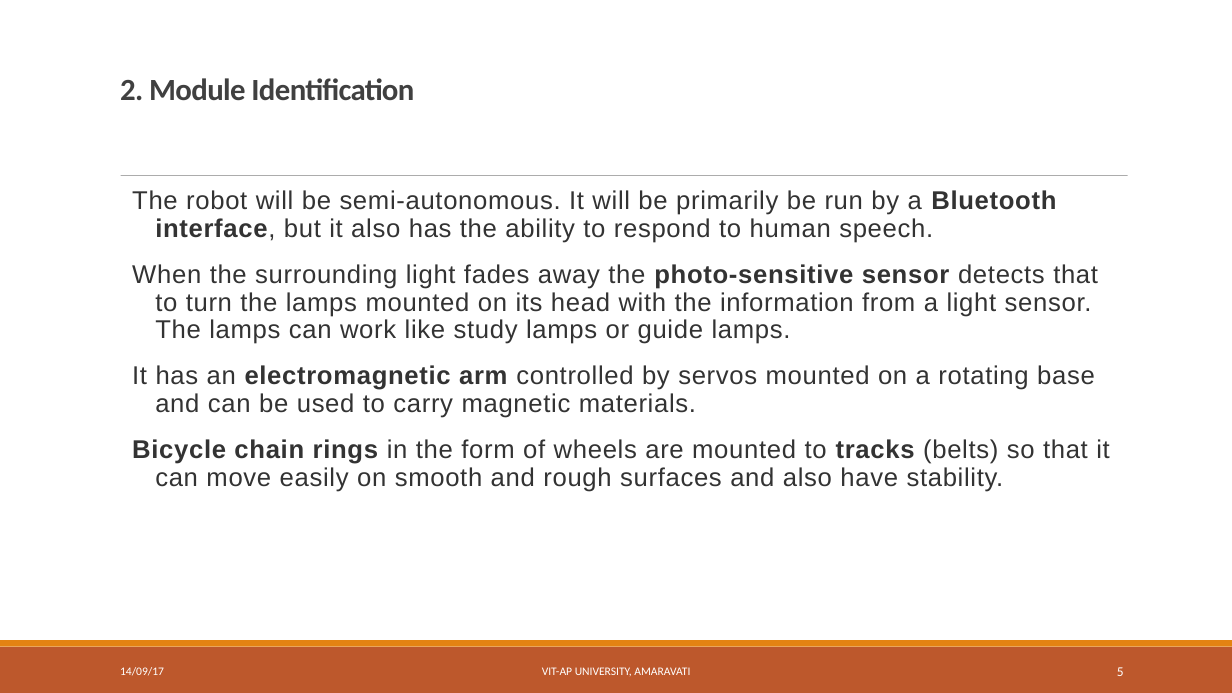
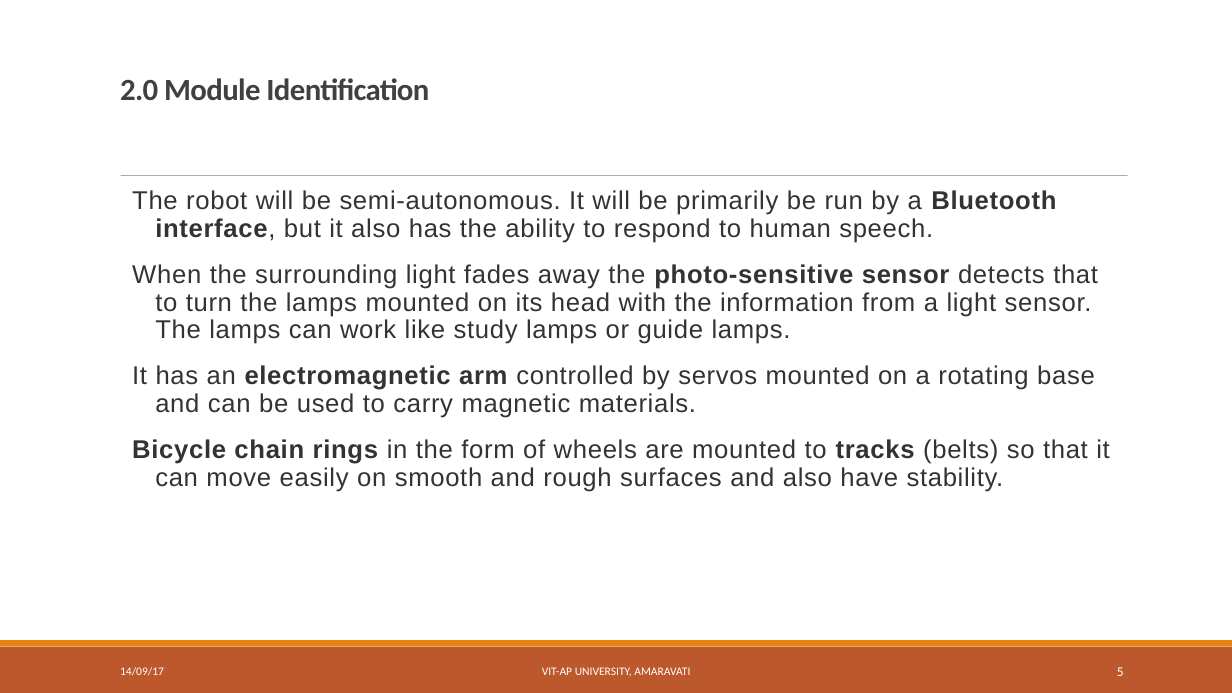
Before and after one commit to 2DSharp/BlueBerry, a slide deck: slide 5 of Documentation/Presentations/1.Abstract.odp. Drawn at 1232x693 pixels with LibreOffice and Linux fonts; fonts in the diff are those of the drawing. Boxes give left, top, right and bottom in pixels: in the first picture for what was removed or moved away, otherwise in the second. Text is boxed around its words. In the diff, an @@ line names an element or a change of style, - is before the commit and + after.

```diff
--- a/Documentation/Presentations/1.Abstract.odp
+++ b/Documentation/Presentations/1.Abstract.odp
@@ title at (120, 78, 429, 101): text changed @@
-2. Module Identification
+2.0 Module Identification
```
Also in this commit, not shown: 4 other slides changed, 1 slide added, 1 slide removed, 10 other files.
